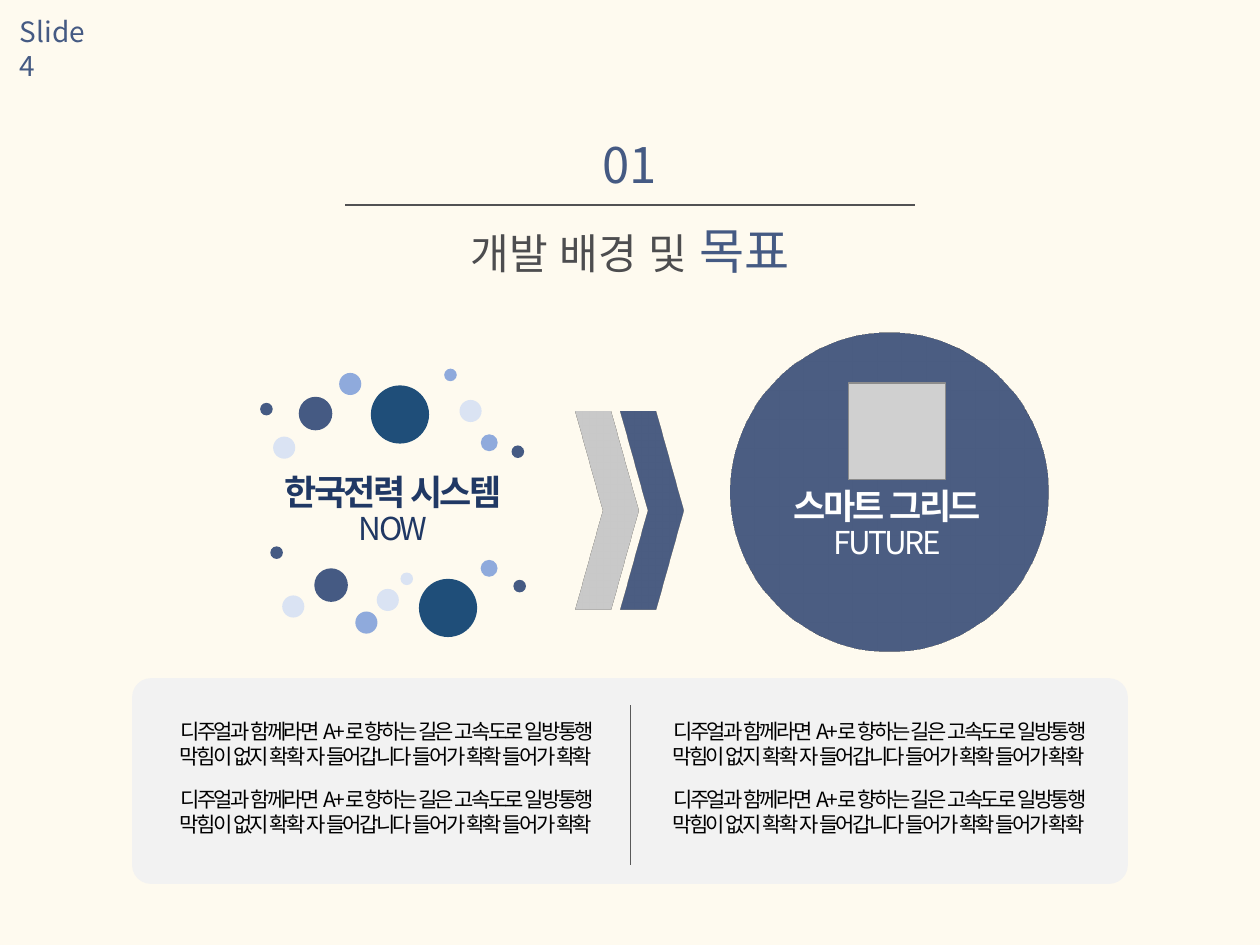
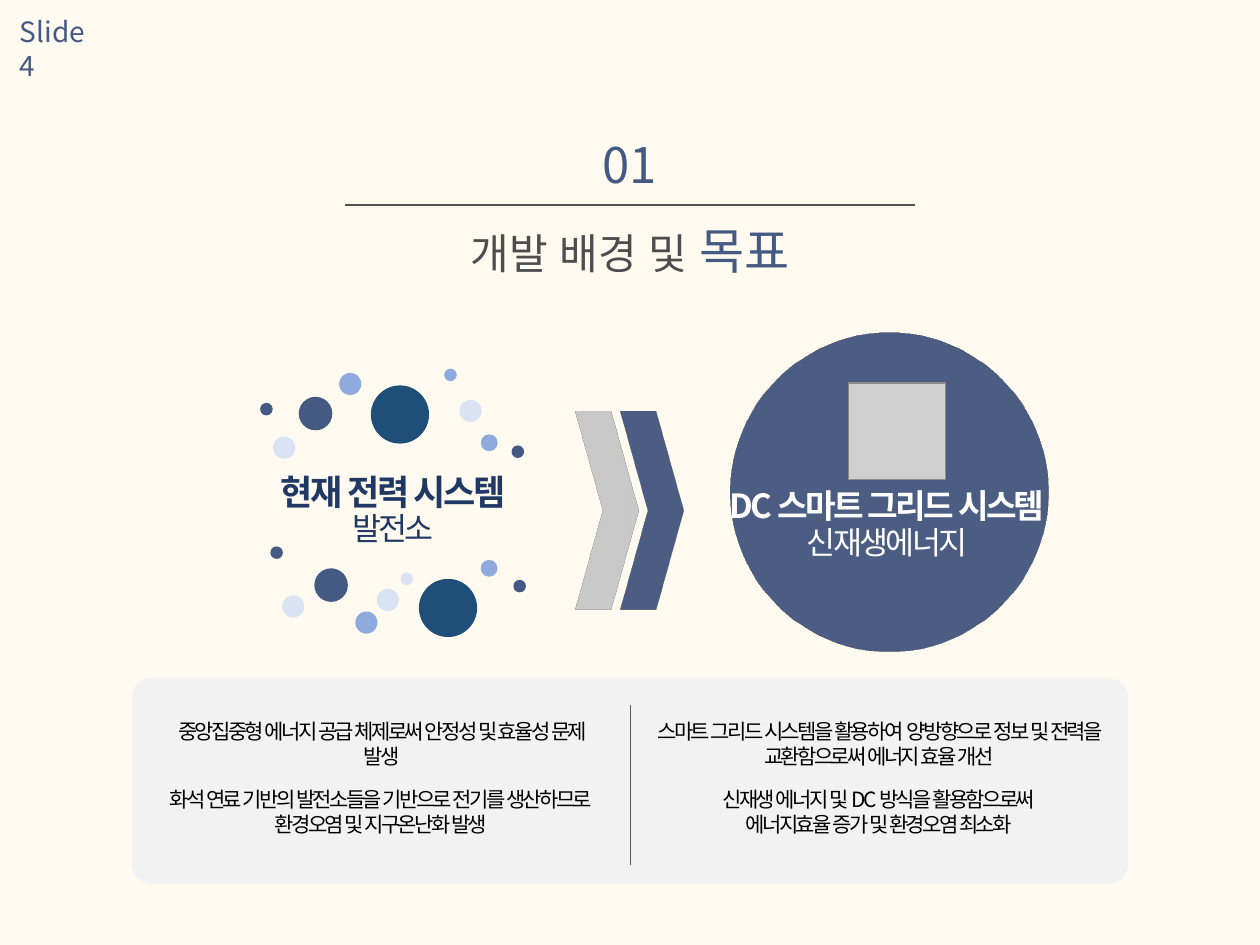
Before and after one commit to 97thCJY/CapstoneDesignDC, a slide deck: slide 5 of req_doc/DC 스마트그리드 홈 네트워크 제안서.pptx. Drawn at 1260x945 pixels with LibreOffice and Linux fonts; fonts in the diff are those of the drawing; grey boxes stand for pictures. Boxes give left, top, right and bottom in pixels: in the first picture for what was removed or moved away, otherwise in the second. Text is boxed around its words. In the diff, an @@ line names an element or a change of style, - is before the commit and + after.

```diff
--- a/req_doc/DC 스마트그리드 홈 네트워크 제안서.pptx
+++ b/req_doc/DC 스마트그리드 홈 네트워크 제안서.pptx
@@ text at box(281, 475, 506, 515): text changed @@
-한국전력 시스템
+현재 전력 시스템
@@ text at box(730, 484, 1044, 527): text changed; size 20 to 19 pt @@
-스마트 그리드
+DC 스마트 그리드 시스템
@@ text at box(352, 514, 434, 542): text changed @@
-NOW
+발전소
@@ text at box(807, 528, 968, 557): text changed @@
-FUTURE
+신재생에너지
@@ text at box(178, 721, 587, 766): text changed @@
-디주얼과 함께라면 A+로 향하는 길은 고속도로 일방통행 막힘이 없지 확확 자 들어갑니다 들어가 확확 들어가 확확
+중앙집중형 에너지 공급 체제로써 안정성 및 효율성 문제 발생
@@ text at box(658, 721, 1103, 766): text changed @@
-디주얼과 함께라면 A+로 향하는 길은 고속도로 일방통행 막힘이 없지 확확 자 들어갑니다 들어가 확확 들어가 확확
+스마트 그리드 시스템을 활용하여 양방향으로 정보 및 전력을 교환함으로써 에너지 효율 개선
@@ text at box(170, 789, 592, 834): text changed @@
-디주얼과 함께라면 A+로 향하는 길은 고속도로 일방통행 막힘이 없지 확확 자 들어갑니다 들어가 확확 들어가 확확
+화석 연료 기반의 발전소들을 기반으로 전기를 생산하므로
+환경오염 및 지구온난화 발생
@@ text at box(723, 789, 1035, 834): text changed @@
-디주얼과 함께라면 A+로 향하는 길은 고속도로 일방통행 막힘이 없지 확확 자 들어갑니다 들어가 확확 들어가 확확
+신재생 에너지 및 DC 방식을 활용함으로써
+에너지효율 증가 및 환경오염 최소화
```
Also in this commit, not shown: 4 other slides changed, 2 slides added, 5 slides removed.
